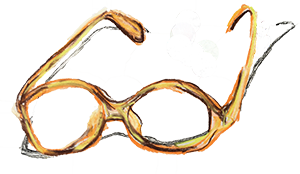
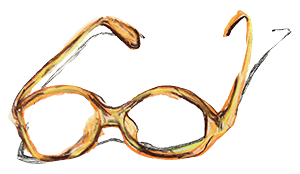
Layer changes from the first w=300, h=174 image to the second:
renamed "Layer 0" to "Layer 1", painted on it over box(0, 4, 299, 171)
